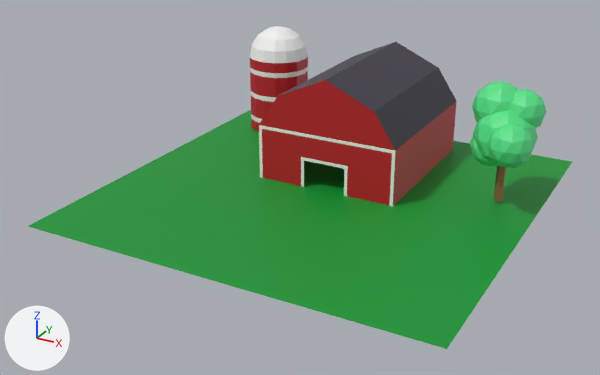
What one commit did to the Blender file barn.blend.
Camera for both pictures: a 50 mm camera at (30.2, -59.2, 29.4) aimed at (-0.9, -2.6, 1.1). Every picture has the same lights, and +X, +Y and +Z are marked at lower left.

The scene before the commit, as lines of its bpy script (objects in view):
```python
me_cube_001 = bpy.data.meshes.new('Cube.001')
me_cube_001.from_pydata(...)  # 28 vertices, 19 faces; spans x -6.5..6.5, y 0.0..15.0, z 0.0..10.0
# faces by material slot: [6, 9, 4]
me_cube_001.materials.append(mat_trim)  # white #f6f5f4
me_cube_001.materials.append(mat_barn_primary)  # red #c01c28
me_cube_001.materials.append(mat_barn_roof)  # dark grey #3d3846
me_cube_003 = bpy.data.meshes.new('Cube.003')
me_cube_003.from_pydata(...)  # 209 vertices, 194 faces; spans x -15.0..-9.0, y 10.0..16.0, z 0.06..10.56
# faces by material slot: [112, 82]
me_cube_003.materials.append(mat_trim)  # white #f6f5f4
me_cube_003.materials.append(mat_barn_primary)  # red #c01c28
me_plane = bpy.data.meshes.new('Plane')
me_plane.from_pydata(...)  # 4 vertices, 1 face; spans x -17.5..17.5, y -17.5..17.5, z 0.0
me_plane.materials.append(mat_grass)  # green #009731
# before: 0 (-17.5, -17.5, 0.0) at pixel (27, 226), 1 (17.5, -17.5, 0.0) at pixel (446, 349), 2 (-17.5, 17.5, 0.0), 3 (17.5, 17.5, 0.0) at pixel (572, 161)
ob_barn = bpy.data.objects.new('Barn', me_cube_001)
ob_barn.location = (0.0, 0.0, 0.0)
ob_ground = bpy.data.objects.new('Ground', me_plane)
ob_ground.location = (0.0, 0.0, 0.0)
ob_silo = bpy.data.objects.new('Silo', me_cube_003)
ob_silo.location = (0.0, 0.0, 0.0)
# also in view: 'Tree' at (13.8, 4.7, 5.2)
```
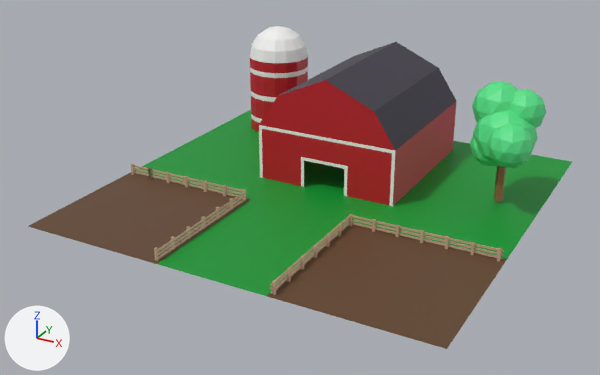
Commit message: Add farm plots

Where the change shows, as pixel boxes [x1, y1, x2, y2] in the pictures (600 x 375 px):
'Fence', added: after [131, 164, 503, 295]
part 1 of me_plane, built on: [28, 164, 509, 349] in both

Patch to the scene script:
```diff
--- a/barn.blend.py
+++ b/barn.blend.py
@@ mat_farm_plot @@
+mat_farm_plot = principled_material('Farm Plot')
+mat_farm_plot.base_color = (0.125, 0.0595, 0.0252)  # brown #63452c
@@ mat_fence_post @@
+mat_fence_post = principled_material('Fence Post')
+mat_fence_post.base_color = (0.61, 0.407, 0.275)  # beige #cdab8f
@@ me_plane @@
 me_plane.from_pydata(...)  # 4 vertices, 1 face; spans x -17.5..17.5, y -17.5..17.5, z 0.0
 # used by ob_ground; location = (0.0, 0.0, 0.0)
 # verts and faces of me_plane; kept vertices keep their numbers, new ones are numbered from 4
+# me_plane part 1
+delete_faces([(0, 1, 3, 2)])
+verts[4] = (-17.5, -17.5, 0.0)  # pixel (27, 226)
+verts[5] = (-17.5, -4.5, 0.0)
+verts[6] = (4.7, -4.5, 0.0)  # pixel (349, 222)
+for new, old in zip([7, 8, 9], [4, 5, 6]): verts[new] = verts[old] + (12.8, 0.0, 0.0)
+verts[10] = (4.7, -17.5, 0.0)  # pixel (266, 296)
+edges += [(0, 4)]
+faces += [(2, 5, 8, 7, 10, 6, 9, 3)]  # mat_grass (green #009731)
+faces += [(4, 7, 8, 5), (1, 9, 6, 10)]  # mat_farm_plot (brown #63452c)
 me_plane.materials.append(mat_grass)
+me_plane.materials.append(mat_farm_plot)  # brown #63452c
@@ me_cube_004 @@
+me_cube_004.from_pydata(...)  # 312 vertices, 234 faces; spans x -17.2..17.3, y -17.2..-4.8, z 0.0..1.0
+me_cube_004.materials.append(mat_fence_post)  # beige #cdab8f
@@ ob_fence @@
+ob_fence = bpy.data.objects.new('Fence', me_cube_004)
+ob_fence.location = (0.0, 0.0, 0.0)
```
